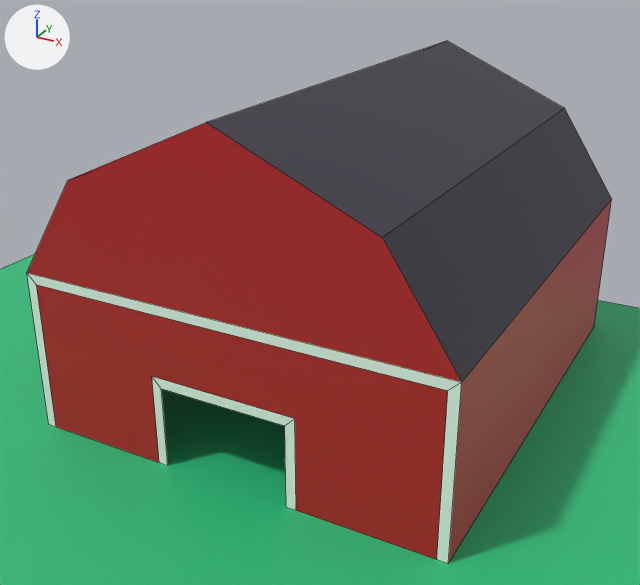
The Blender file barn.blend, before and after one commit.
Rendered twice from a 50 mm camera at (12.0, -16.4, 14.6) aimed at (-1.6, 8.2, 2.3). Every picture has the same lights, and +X, +Y and +Z are marked at upper left. Mesh edges are drawn as thin lines.

In view in the first picture: 'Barn', 'Ground'.
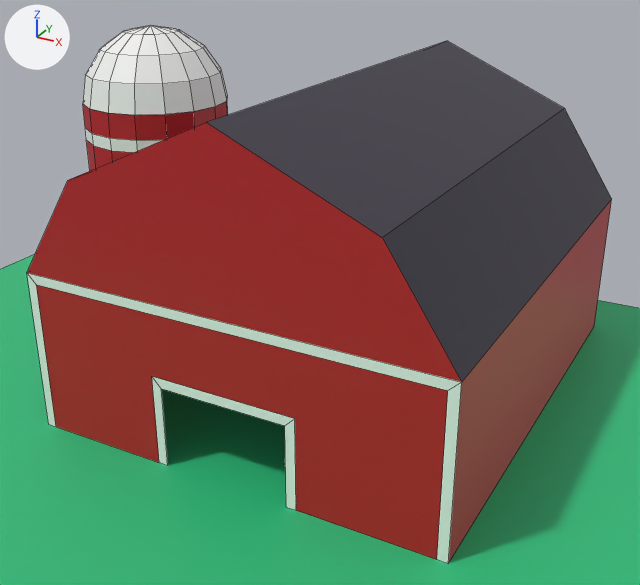
Commit message: Add silo

The change in detail:
Mesh me_cube_003 is new.
It has 209 vertices, 194 faces and spans x -15.0..-9.0, y 10.0..16.0, z -0.44..10.06.
Faces by material slot: [112, 82].
It uses material mat_trim (white #f6f5f4).
It uses material mat_barn_primary (red #c01c28).
Object 'Silo' (ob_silo) is new; it shows me_cube_003.
Its location is (0.0, 0.0, 0.0).

What differs and where, as boxes [x1, y1, x2, y2] in the pictures (640 x 585 px):
'Silo', added
    after: [83, 25, 228, 171]
    faces in mat_trim (white #f6f5f4): [83, 25, 227, 153]
    faces in mat_barn_primary (red #c01c28): [83, 101, 228, 171]
